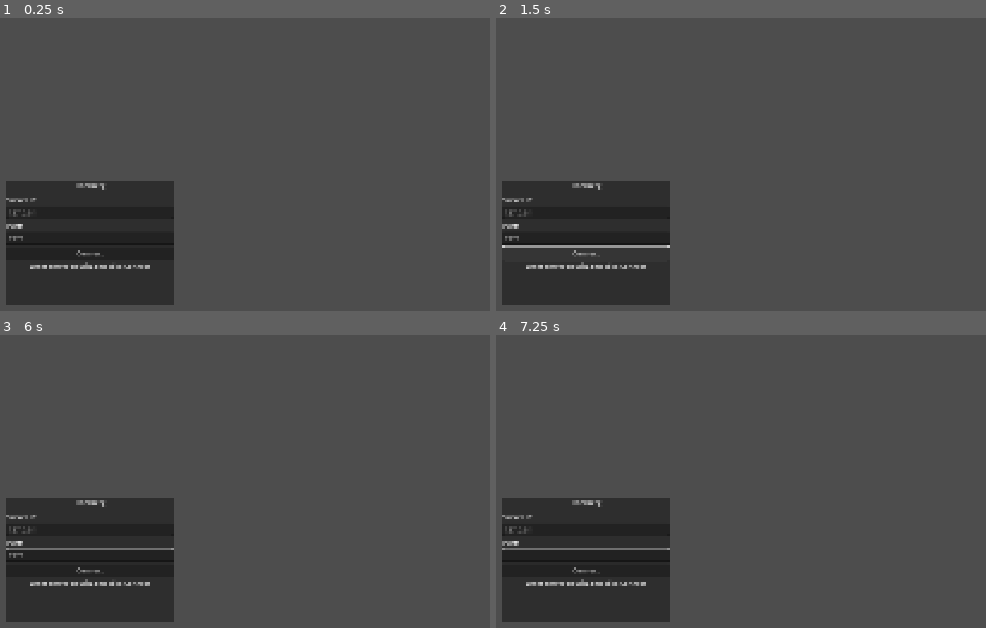
Above: before the commit, frames 1-4 (two rows, left to right).
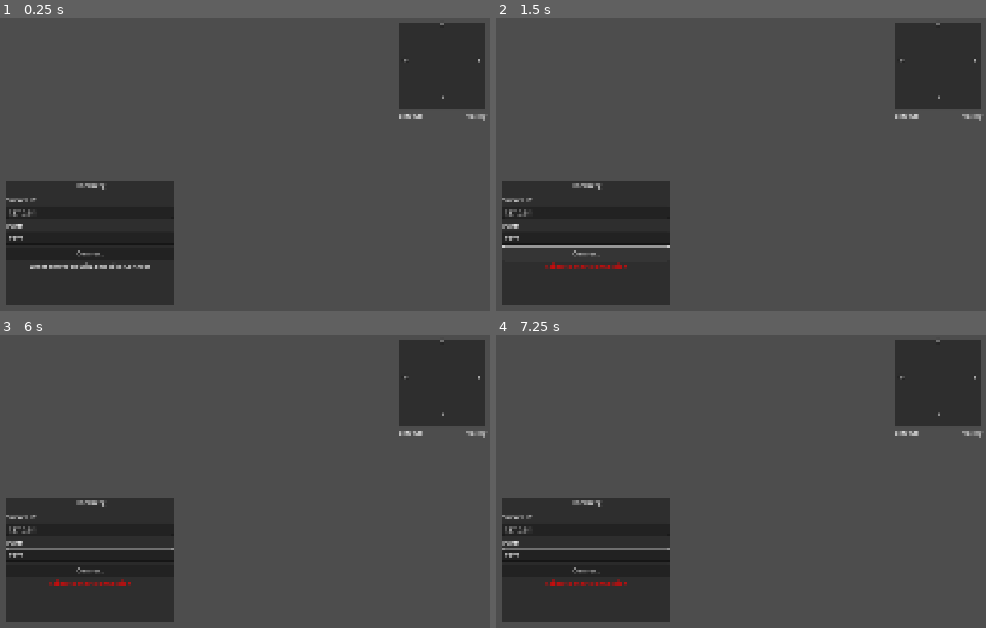
Above: after the commit, the same moments.

Repository: ruapotato/hamberg
Game: Godot game, scene res://scenes/main.tscn
Same seed, same stepped clock (60 frames per second), same inputs: the game is played once before the commit and once after it. Sound files missing from this copy of the repository are replaced by a short silence.
Inputs (mouse positions are in pixels of both pictures, inside the frame that each line leads up to):
- Up to frame 1 (0.25 s): no input
- Up to frame 2 (1.5 s): tap Enter at 0.5 s; move the mouse to (760, 220) at 0.52 s; hold D (move_right) 0.53-1.25 s; click (760, 220) at 0.6 s; tap Space (jump) at 0.77, 1.07 s; click "Connect" at 1.25 s
- Up to frame 3 (6 s): drag from (outside the picture) to (outside the picture) at 2.02 s; move the mouse to (171, 460) at 2.77 s; hold D (move_right) 2.78-3.5 s; tap Mouse wheel up (build_next_piece) at 2.85 s; drag from (outside the picture) to (outside the picture) at 3.52 s; move the mouse to (328, 627) at 4.27 s; hold A (move_left) 4.28-5 s; tap R (build_rotate) at 4.35 s; drag from (outside the picture) to (outside the picture) at 5.02 s; move the mouse to (132, 560) at 5.77 s; hold S (move_backward) from 5.78 s (still down); hold E (interact) from 5.78 s (still down); click (132, 560) at 5.92 s
- Up to frame 4 (7.25 s): release S (move_backward) at 6.5 s; release E (interact) at 6.5 s; tap Space (jump) at 6.5 s; drag from (outside the picture) to (outside the picture) at 6.52 s

The runs differ from the first frame. In frame 1, 5.3% of the frame differs, in the area x 1-99%, y 1-77%; in frame 2, 5.7%; in frame 3, 5.7%; in frame 4, 5.7%, in the area x 1-99%, y 1-86%.
Error before the commit: Parse Error: Identifier "_on_peer_connected" not declared in the current scope. (res://server/server.gd:190)

Commit message:
fix: Remove unused custom multiplayer functions that referenced non-existent callbacks
Removed start_server_with_multiplayer from server.gd and
connect_with_multiplayer from client.gd - these were leftover
from an earlier approach and referenced callback functions that
don't exist in those files.

🤖 Generated with [Claude Code](https://claude.com/claude-code)

Co-Authored-By: Claude <noreply@anthropic.com>

Diff:
--- a/client/client.gd
+++ b/client/client.gd
@@ -342,31 +342,6 @@
 
 	print("[Client] Auto-connecting to %s:%s" % [ip_input.text, port_input.text])
 	_on_connect_button_pressed()
-
-## Connect to server with a custom multiplayer API (for singleplayer mode)
-func connect_with_multiplayer(address: String, port: int, custom_multiplayer: SceneMultiplayer) -> void:
-	print("[Client] Connecting to %s:%d with custom multiplayer..." % [address, port])
-
-	# Create ENet client peer
-	var peer := ENetMultiplayerPeer.new()
-	var error := peer.create_client(address, port)
-
-	if error != OK:
-		push_error("[Client] Failed to connect to %s:%d: %s" % [address, port, error_string(error)])
-		return
-
-	# Set up the custom multiplayer
-	custom_multiplayer.multiplayer_peer = peer
-
-	# Connect multiplayer signals
-	custom_multiplayer.connected_to_server.connect(_on_client_connected)
-	custom_multiplayer.connection_failed.connect(_on_connection_failed)
-	custom_multiplayer.server_disconnected.connect(_on_server_disconnected)
-
-	# Hide connection UI since we're auto-connecting
-	connection_ui.visible = false
-
-	print("[Client] Waiting for connection...")
 
 func _on_connect_button_pressed() -> void:
 	var address := ip_input.text
--- a/server/server.gd
+++ b/server/server.gd
@@ -155,49 +155,6 @@
 		print("[Server] Available commands: save, kick <id>, shutdown, players")
 	else:
 		push_error("[Server] Failed to start server")
-
-## Start server with a custom multiplayer API (for singleplayer mode)
-func start_server_with_multiplayer(port: int, max_players: int, custom_multiplayer: SceneMultiplayer) -> void:
-	if is_running:
-		push_warning("[Server] Server already running")
-		return
-
-	# Load or create world configuration
-	_load_or_create_world()
-
-	# Initialize persistence managers
-	player_data_manager = PlayerDataManager.new()
-	player_data_manager.initialize(world_config.world_name)
-
-	world_state_manager = WorldStateManager.new()
-	world_state_manager.initialize(world_config.world_name)
-
-	# Load world state (buildables, etc.)
-	_load_world_state()
-
-	# Create ENet server peer
-	var peer := ENetMultiplayerPeer.new()
-	var error := peer.create_server(port, max_players)
-
-	if error != OK:
-		push_error("[Server] Failed to create server on port %d: %s" % [port, error_string(error)])
-		return
-
-	# Set up the custom multiplayer
-	custom_multiplayer.multiplayer_peer = peer
-
-	# Connect multiplayer signals
-	custom_multiplayer.peer_connected.connect(_on_peer_connected)
-	custom_multiplayer.peer_disconnected.connect(_on_peer_disconnected)
-
-	is_running = true
-	print("[Server] ===========================================")
-	print("[Server] Server is now running (singleplayer mode)!")
-	print("[Server] Port: %d" % port)
-	print("[Server] Max players: %d" % max_players)
-	print("[Server] World: %s (seed: %d)" % [world_config.world_name, world_config.seed])
-	print("[Server] Loaded %d buildables from save" % placed_buildables.size())
-	print("[Server] ===========================================")
 
 func stop_server() -> void:
 	if not is_running:
